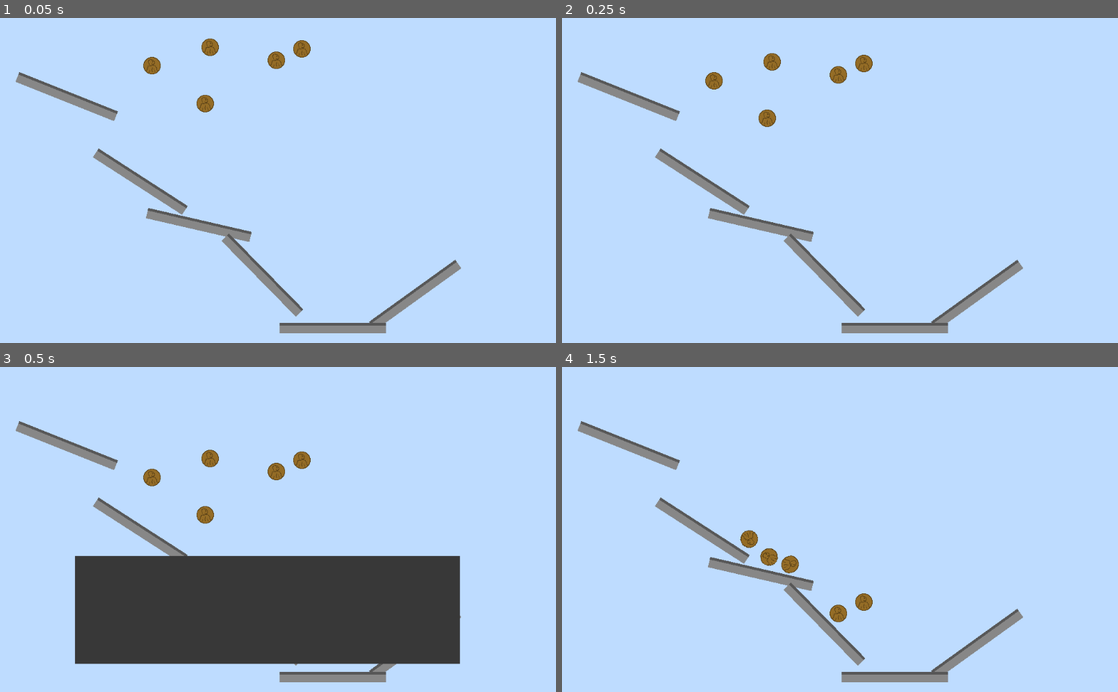
Above: before the commit, frames 1-4 (two rows, left to right).
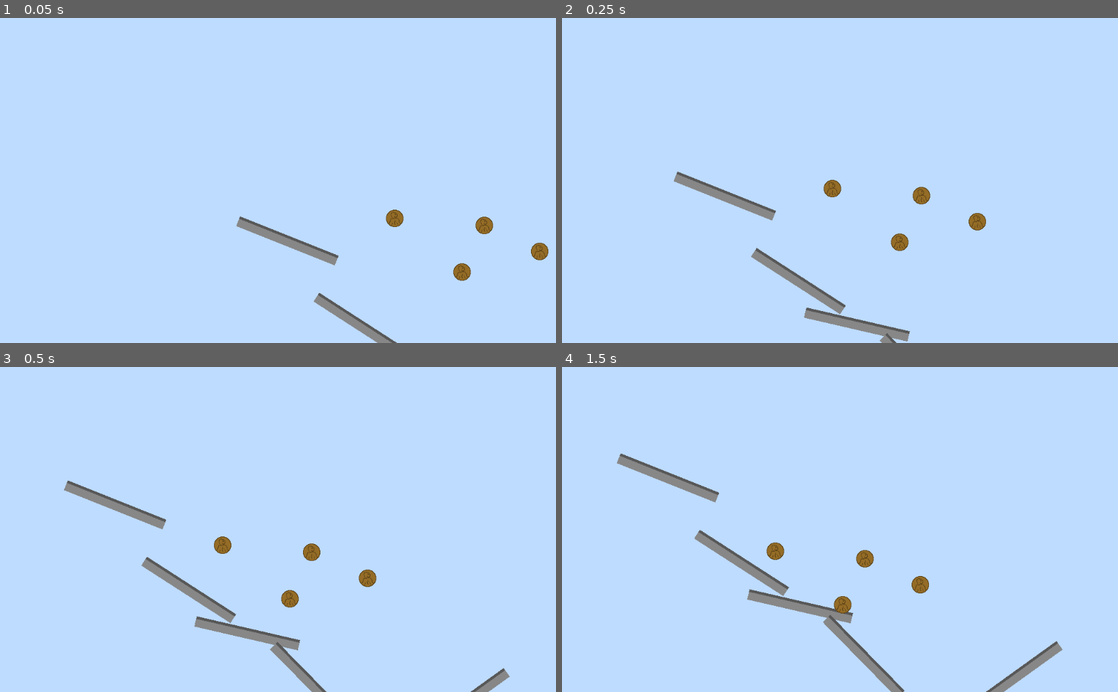
Above: after the commit, the same moments.

Repository: mjones129/keepTheChange
Game: Godot game, scene res://Stage1.tscn
Two runs of this game, one before a commit and one after it. Both use one fixed random seed, a clock stepped at 60 frames per second and the inputs below.
Inputs (mouse positions are in pixels of both pictures, inside the frame that each line leads up to):
- Up to frame 1 (0.05 s): no input
- Up to frame 2 (0.25 s): no input
- Up to frame 3 (0.5 s): no input
- Up to frame 4 (1.5 s): tap Enter (ui_accept) at 0.5, 0.6 s; move the mouse to (962, 513) at 0.52 s; click (962, 513) at 0.67 s; tap Space (jump) at 0.77, 0.8, 1.07, 1.35 s; move the mouse to (728, 545) at 1.27 s; click (728, 545) at 1.42 s

The runs differ from the first frame. In frame 1, 6.0% of the frame differs, in the area x 2-99%, y 6-100%; in frame 2, 6.1%; in frame 3, 27%, in the area x 2-92%, y 16-100%; in frame 4, 6.7%.

Commit message:
add new coin files

Diff:
--- a/DialogBox.gd
+++ b/DialogBox.gd
@@ -13,7 +13,7 @@
 	load_dialog()
 
 func _process(delta):
-	if Input.is_action_just_pressed("ui_accept"):
+	if Input.is_action_just_pressed("jump"):
 		load_dialog()
 
 func load_dialog():
--- a/Intro.gd
+++ b/Intro.gd
@@ -1,9 +1,9 @@
 extends Control
 
 var dialog = [
-	"Tap anywhere to hit the machine!",
-	"This is another line of dialog just for testing purposes.",
-	"Also, I always thought dialog was spelled dialogue."
+	"Keep as much change as you can!",
+	"Tap anywhere to bang on the machine!",
+	"Good luck, have fun."
 ]
 
 var dialog_index = 0
--- a/Intro.tscn
+++ b/Intro.tscn
@@ -1,6 +1,11 @@
-[gd_scene load_steps=2 format=2]
+[gd_scene load_steps=4 format=2]
 
 [ext_resource path="res://Intro.gd" type="Script" id=1]
+[ext_resource path="res://fonts/ratchet-clank-psp.ttf" type="DynamicFontData" id=2]
+
+[sub_resource type="DynamicFont" id=1]
+size = 35
+font_data = ExtResource( 2 )
 
 [node name="Intro" type="Control"]
 pause_mode = 2
@@ -40,6 +45,7 @@
 margin_top = 20.0
 margin_right = -20.0
 margin_bottom = -20.0
+custom_fonts/normal_font = SubResource( 1 )
 __meta__ = {
 "_edit_use_anchors_": false
 }
--- a/Stage1.gd
+++ b/Stage1.gd
@@ -1,10 +1,30 @@
 extends Node2D
 
+var allCoins = Array()
+var number = allCoins.size()
+
 func _ready():
-	pass
+	gather_coins()
 
+func _physics_process(delta):
+	print(averageEverything())
+	positionCamera()
+
+func addEverything():
+	var sum = Vector2(0, 0)
+	for i in range(0, allCoins.size()):
+		sum = allCoins[i].get_position() + sum
+	return sum
+
+func gather_coins():
+	for i in get_node("all2Coins").get_children():
+		allCoins.append(i)
+
+func averageEverything():
+	return (addEverything() / allCoins.size())
+
+func positionCamera():
+	$Camera2D.position = averageEverything()
 
 func _on_jumpButton_pressed():
-	Input.is_action_just_pressed("jump")
-	$coin/coinBody.apply_impulse(Vector2(0,0), Vector2(0,-200))
-	$machineBang.play()
+	pass
--- a/Stage1.tscn
+++ b/Stage1.tscn
@@ -1,24 +1,27 @@
-[gd_scene load_steps=9 format=2]
+[gd_scene load_steps=8 format=2]
 
-[ext_resource path="res://coin.tscn" type="PackedScene" id=1]
 [ext_resource path="res://rail.tscn" type="PackedScene" id=2]
 [ext_resource path="res://Intro.tscn" type="PackedScene" id=3]
 [ext_resource path="res://Stage1.gd" type="Script" id=4]
 [ext_resource path="res://audio/insert-coin.ogg" type="AudioStream" id=5]
 [ext_resource path="res://TouchControl.tscn" type="PackedScene" id=6]
-[ext_resource path="res://allCoins.gd" type="Script" id=7]
 [ext_resource path="res://audio/metal-bang-1.ogg" type="AudioStream" id=8]
+[ext_resource path="res://coin2.tscn" type="PackedScene" id=9]
 
 [node name="Stage1" type="Node2D"]
 script = ExtResource( 4 )
 
 [node name="CanvasLayer" type="CanvasLayer" parent="."]
+pause_mode = 2
 
 [node name="Intro" parent="CanvasLayer" instance=ExtResource( 3 )]
+visible = false
 
 [node name="TouchControl" parent="CanvasLayer" instance=ExtResource( 6 )]
+visible = false
 
 [node name="insertCoin" type="AudioStreamPlayer" parent="."]
+pause_mode = 2
 stream = ExtResource( 5 )
 autoplay = true
 
@@ -27,30 +30,11 @@
 one_shot = true
 autostart = true
 
-[node name="allCoins" type="Node2D" parent="."]
-script = ExtResource( 7 )
-
-[node name="coin" parent="allCoins" instance=ExtResource( 1 )]
-position = Vector2( 378.342, 156.763 )
-
-[node name="coin2" parent="allCoins" instance=ExtResource( 1 )]
-position = Vector2( 280.365, 87.4257 )
-
-[node name="coin3" parent="allCoins" instance=ExtResource( 1 )]
-position = Vector2( 509.481, 76.8743 )
-
-[node name="coin4" parent="allCoins" instance=ExtResource( 1 )]
-position = Vector2( 556.208, 55.7716 )
-
-[node name="coin5" parent="allCoins" instance=ExtResource( 1 )]
-position = Vector2( 387.386, 52.7569 )
-
 [node name="allRails" type="Node2D" parent="."]
 
 [node name="rail" parent="allRails" instance=ExtResource( 2 )]
 position = Vector2( 124.823, 141.034 )
 rotation = 0.380482
-scale = Vector2( 1, 1 )
 
 [node name="rail2" parent="allRails" instance=ExtResource( 2 )]
 position = Vector2( 261.102, 298.434 )
@@ -73,4 +57,22 @@
 
 [node name="machineBang" type="AudioStreamPlayer" parent="."]
 stream = ExtResource( 8 )
+
+[node name="all2Coins" type="Node2D" parent="."]
+
+[node name="RigidBody2D" parent="all2Coins" instance=ExtResource( 9 )]
+position = Vector2( 321.064, 102.499 )
+
+[node name="RigidBody2D2" parent="all2Coins" instance=ExtResource( 9 )]
+position = Vector2( 485.364, 116.065 )
+
+[node name="RigidBody2D3" parent="all2Coins" instance=ExtResource( 9 )]
+position = Vector2( 444.665, 201.984 )
+
+[node name="RigidBody2D4" parent="all2Coins" instance=ExtResource( 9 )]
+position = Vector2( 587.863, 164.3 )
+
+[node name="Camera2D" type="Camera2D" parent="."]
+current = true
+smoothing_enabled = true
 [connection signal="timeout" from="Timer" to="CanvasLayer/Intro" method="_on_Timer_timeout"]
--- a/TouchControl.gd
+++ b/TouchControl.gd
@@ -12,5 +12,8 @@
 
 
 func _physics_process(delta):
-	if InputEventScreenTouch:
-		Input.is_action_just_pressed("jump")
+	pass
+
+
+func _on_jumpButton_pressed():
+	Input.is_action_just_pressed("jump")
--- a/TouchControl.tscn
+++ b/TouchControl.tscn
@@ -29,3 +29,4 @@
 [node name="jumpButton" type="TouchScreenButton" parent="Control"]
 shape = SubResource( 1 )
 action = "jump"
+[connection signal="pressed" from="Control/jumpButton" to="." method="_on_jumpButton_pressed"]
--- /dev/null
+++ b/coin2.gd
@@ -0,0 +1,6 @@
+extends RigidBody2D
+
+
+func _input(event):
+	if Input.is_action_just_pressed("jump"):
+		apply_impulse(Vector2(0, 0), Vector2(0, -600))
--- /dev/null
+++ b/coin2.tscn
@@ -0,0 +1,24 @@
+[gd_scene load_steps=5 format=2]
+
+[ext_resource path="res://penny.png" type="Texture" id=1]
+[ext_resource path="res://coin2.gd" type="Script" id=2]
+
+[sub_resource type="PhysicsMaterial" id=2]
+friction = 0.5
+bounce = 0.5
+
+[sub_resource type="CircleShape2D" id=1]
+radius = 16.7144
+
+[node name="RigidBody2D" type="RigidBody2D"]
+physics_material_override = SubResource( 2 )
+script = ExtResource( 2 )
+__meta__ = {
+"_edit_group_": true
+}
+
+[node name="CollisionShape2D" type="CollisionShape2D" parent="."]
+shape = SubResource( 1 )
+
+[node name="Sprite" type="Sprite" parent="."]
+texture = ExtResource( 1 )
--- a/coinBody.gd
+++ b/coinBody.gd
@@ -3,7 +3,8 @@
 
 
 func _input(event):
-	pass
+	if Input.is_action_just_pressed("jump"):
+		apply_impulse(Vector2(0, 0), Vector2(0, -300))
 
 func _physics_process(delta):
 	pass
--- a/project.godot
+++ b/project.godot
@@ -32,6 +32,10 @@
 
 pointing/emulate_touch_from_mouse=true
 
+[physics]
+
+2d/default_gravity=980
+
 [rendering]
 
 quality/driver/driver_name="GLES2"
--- a/rail.tscn
+++ b/rail.tscn
@@ -1,13 +1,11 @@
-[gd_scene load_steps=4 format=2]
+[gd_scene load_steps=3 format=2]
 
 [ext_resource path="res://rail.png" type="Texture" id=1]
-[ext_resource path="res://rail.gd" type="Script" id=2]
 
 [sub_resource type="RectangleShape2D" id=1]
 extents = Vector2( 98.1998, 10 )
 
 [node name="rail" type="StaticBody2D"]
-script = ExtResource( 2 )
 
 [node name="CollisionShape2D" type="CollisionShape2D" parent="."]
 position = Vector2( 0, 9.78753 )
Not shown: 2 places in coin.tscn that only renumber resources
